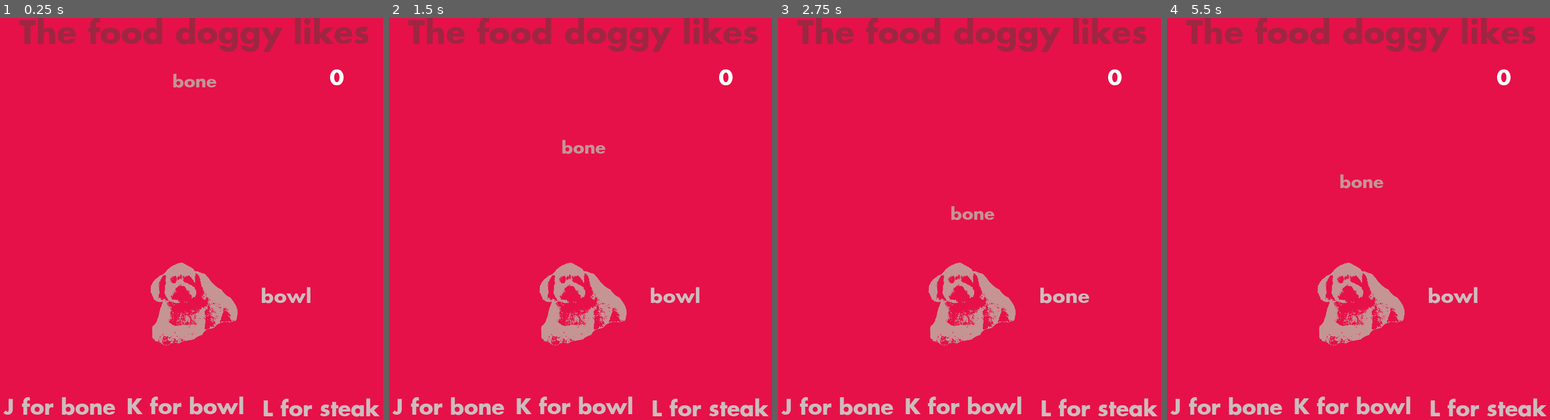
Above: before the commit, frames 1-4 (left to right).
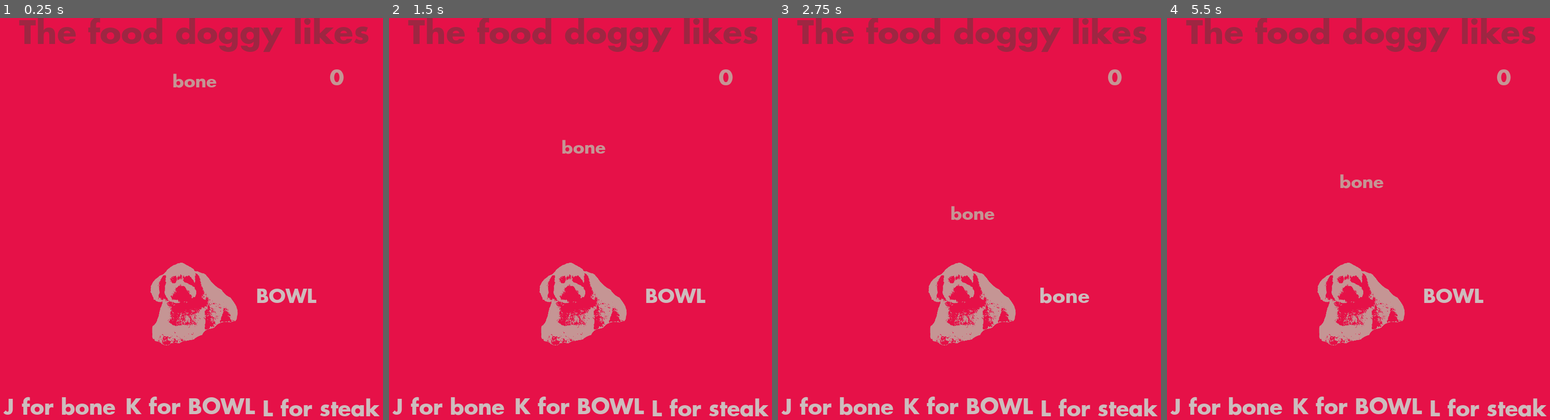
Above: after the commit, the same moments.

Repository: Raccoon-JS/OneHourGameJam-Pet
Game: Godot game, scene res://main.tscn
Same seed, same stepped clock (60 frames per second), same inputs: the game is played once before the commit and once after it.
Inputs:
- Up to frame 1 (0.25 s): no input
- Up to frame 2 (1.5 s): tap Enter at 0.5 s; hold J (bone) 0.53-1.28 s; tap K (bowl) at 0.8, 1.35 s
- Up to frame 3 (2.75 s): tap L (steak) at 1.55 s; tap Space at 2 s; hold L (steak) from 2.03 s (still down); tap J (bone) at 2.3 s
- Up to frame 4 (5.5 s): release L (steak) at 2.78 s; tap J (bone) at 2.85, 4.55 s; tap K (bowl) at 3.05, 5.3 s; hold K (bowl) 3.53-4.28 s; tap L (steak) at 3.8, 4.35 s; tap Enter at 5 s; hold J (bone) from 5.03 s (still down)

The runs differ from the first frame. In frame 1, 0.9% of the frame differs, in the area x 33-90%, y 12-99%; in frame 2, 0.9%; in frame 3, 0.6%; in frame 4, 0.9%.

Commit message:
modified challenge and added sound.

Diff:
--- a/food.gd
+++ b/food.gd
@@ -1,5 +1,5 @@
 extends KinematicBody2D
-var foods = ["bone","bowl","steak"]
+var foods = ["bone","BOWL","steak"]
 var speed
 var state
 var move = Vector2()
--- a/global.gd
+++ b/global.gd
@@ -7,3 +7,6 @@
 	default_speed = 100
 	more_speed = 0
 	pass
+
+func reset():
+	more_speed = 0
--- a/main.gd
+++ b/main.gd
@@ -2,7 +2,7 @@
 
 onready var dog_food = $status/dog
 var food = preload("res://food.tscn")
-var foods = ["bone","bowl","steak"]
+var foods = ["bone","BOWL","steak"]
 var points = 0
 var reload
 var state
@@ -17,6 +17,7 @@
 	$dog.modulate = colors.colors[2]
 	$status/dog.modulate = colors.colors[3]
 	$status/buttons.modulate = colors.colors[3]
+	$status/points.modulate = colors.colors[2]
 	state = foods[int(rand_range(0,3))]
 	dog_food.text = state
 	pass # Replace with function body.
@@ -53,10 +54,10 @@
 func _on_dog_body_entered(body):
 	if body.state == state:
 		points += 100
-		global.more_speed += 50
+		global.more_speed += 10
+		$bark.play(0.0)
 		body.queue_free()
 	else:
-		global.default_speed = 100
-		global.more_speed = 0
+		global.reset()
 		reload = get_tree().reload_current_scene()
 	pass # Replace with function body.
--- a/main.tscn
+++ b/main.tscn
@@ -1,8 +1,9 @@
-[gd_scene load_steps=10 format=2]
+[gd_scene load_steps=11 format=2]
 
 [ext_resource path="res://main.gd" type="Script" id=1]
 [ext_resource path="res://futur.ttf" type="DynamicFontData" id=2]
 [ext_resource path="res://puppy_dog_white_outline.png" type="Texture" id=3]
+[ext_resource path="res://sounds/small-dog-barking_daniel-simion.wav" type="AudioStream" id=4]
 
 [sub_resource type="DynamicFont" id=1]
 size = 60
@@ -103,7 +104,7 @@
 margin_right = 497.355
 margin_bottom = 786.525
 custom_fonts/font = SubResource( 5 )
-text = "K for bowl"
+text = "K for BOWL"
 align = 1
 valign = 1
 
@@ -118,4 +119,8 @@
 valign = 1
 
 [node name="Timer" type="Timer" parent="."]
+
+[node name="bark" type="AudioStreamPlayer" parent="."]
+stream = ExtResource( 4 )
+volume_db = -22.214
 [connection signal="body_entered" from="dog" to="." method="_on_dog_body_entered"]
Not shown, added: sounds/small-dog-barking_daniel-simion.ogg.import
Not shown, added: sounds/small-dog-barking_daniel-simion.wav.import
Not shown, added: sounds/small-dog-barking_daniel-simion.ogg
Not shown, added: sounds/small-dog-barking_daniel-simion.wav
